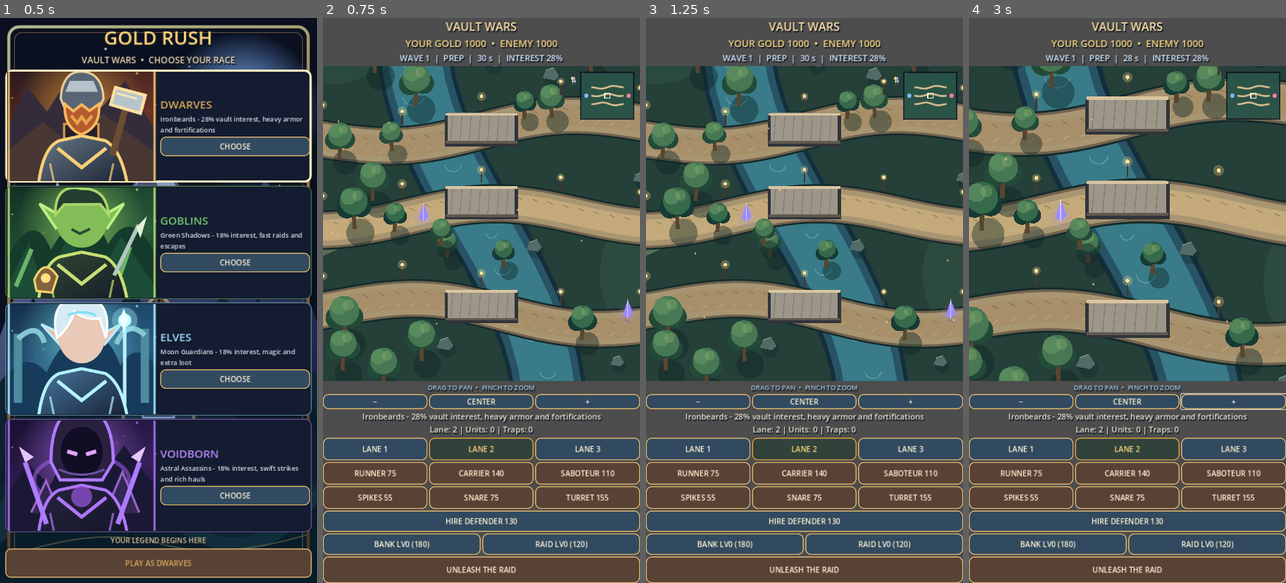
Above: before the commit, frames 1-4 (left to right).
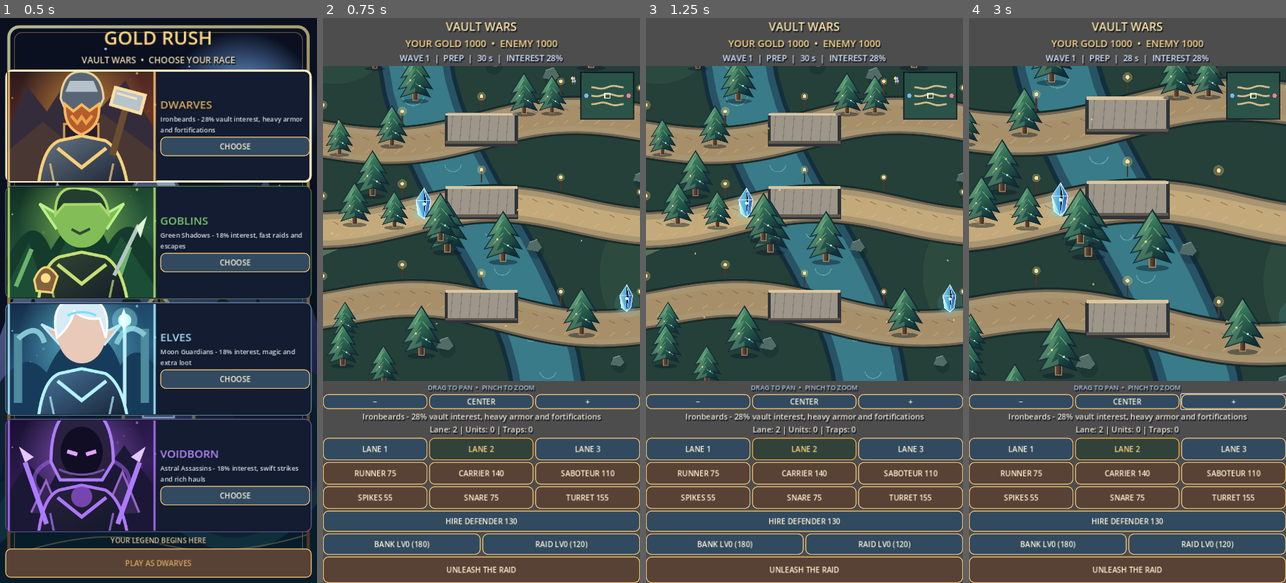
Above: after the commit, the same moments.

Repository: krzych3d/Gold-rush-mobile
Game: Godot game, scene res://main.tscn
The game is run twice, just before and just after one commit, with the same random seed, the same clock (stepped at 60 frames per second) and the same inputs.
Inputs:
- Up to frame 1 (0.5 s): no input
- Up to frame 2 (0.75 s): click "PLAY AS DWARVES" at 0.5 s
- Up to frame 3 (1.25 s): no input
- Up to frame 4 (3 s): click "−" at 1.25 s; click "CENTER" at 2 s; click "+" at 2.75 s

Frame 1 is identical in both runs. In frame 2, 7.7% of the frame differs, in the area x 0-100%, y 8-65%; in frame 3, 7.7%; in frame 4, 8.2%.

Commit message:
Integrate original fantasy SVG unit and terrain sprites into playable scrolling battlefield

Diff:
--- a/scripts/game.gd
+++ b/scripts/game.gd
@@ -51,6 +51,10 @@
 var touch_points: Dictionary = {}
 var last_pinch_distance := 0.0
 var terrain_details: Array = []
+var pine_texture: Texture2D = preload("res://assets/world/enchanted_pine.svg")
+var crystal_texture: Texture2D = preload("res://assets/world/arcane_crystal.svg")
+var dwarf_texture: Texture2D = preload("res://assets/world/dwarf_guard.svg")
+var goblin_texture: Texture2D = preload("res://assets/world/goblin_raider.svg")
 
 func _ready() -> void:
 	rng.randomize()
@@ -810,17 +814,13 @@
 	for guard in guards:
 		var gp: Vector2 = _point(int(guard["lane"]), float(guard["position"]), int(guard["side"]))
 		var friendly: bool = int(guard["side"]) == 0
-		arena.draw_circle(gp + Vector2(0, 12), 20, Color("0a1c25", 0.65))
-		arena.draw_rect(Rect2(gp + Vector2(-14, -29), Vector2(28, 39)), Color("4b88aa") if friendly else Color("b75d6a"))
-		arena.draw_circle(gp + Vector2(0, -30), 11, Color("e2c29f"))
-		arena.draw_colored_polygon(PackedVector2Array([gp + Vector2(-15, -33), gp + Vector2(0, -49), gp + Vector2(15, -33)]), Color("c6d6dd"))
-		arena.draw_line(gp + Vector2(18, -8), gp + Vector2(18, -40), Color("f1d99c"), 5)
+		arena.draw_texture_rect(dwarf_texture if friendly else goblin_texture, Rect2(gp + Vector2(-30, -58), Vector2(60, 75)), false)
 		_draw_health_bar(gp, float(guard["health"]), float(guard["max_health"]), friendly, 42)
 	for unit in units:
 		var p := _point(unit["lane"], clampf(unit["position"], 0.0, 1.0), unit["side"])
 		var bob := sin(visual_time * 10.0 + float(unit["position"]) * 12.0) * 2.0
 		var color: Color = RACE_COLORS[selected_race] if unit["side"] == 0 else Color("ff8c96")
-		_draw_character(p + Vector2(0, bob), color, unit)
+		arena.draw_texture_rect(dwarf_texture if int(unit["side"]) == 0 else goblin_texture, Rect2(p + Vector2(-25, -50 + bob), Vector2(50, 63)), false)
 		_draw_health_bar(p + Vector2(0, bob), float(unit["health"]), float(unit["max_health"]), int(unit["side"]) == 0)
 	for i in 9:
 		var gx := center.x + sin(float(i) * 5.12 + visual_time * 0.7) * w * 0.65
@@ -875,8 +875,8 @@
 	arena.draw_circle(p, 6.0 + sin(visual_time * 2.0 + float(seed)) * 2.0, Color("a6fff0"))
 
 func _draw_tree(p: Vector2, seed: float) -> void:
-	var size: float = 17.0 + fposmod(seed * 13.0, 17.0)
-	_draw_tree_parts(p, size, seed)
+	var size: float = 85.0 + fposmod(seed * 11.0, 45.0)
+	arena.draw_texture_rect(pine_texture, Rect2(p + Vector2(-size * 0.36, -size), Vector2(size * 0.72, size)), false)
 
 func _draw_tree_parts(p: Vector2, size: float, seed: float) -> void:
 	# Broadleaf crowns are layered and shaded, with visible trunks and depth.
@@ -896,10 +896,9 @@
 	arena.draw_circle(crown + Vector2(size * 0.3, -size * 0.8), size * 0.42, Color("8caf71", 0.38))
 
 func _draw_crystal(p: Vector2, seed: float) -> void:
-	var glow := Color("9d8aff") if int(seed) % 2 == 0 else Color("77e4d2")
-	arena.draw_circle(p, 22.0, Color(glow.r, glow.g, glow.b, 0.12))
-	arena.draw_colored_polygon(PackedVector2Array([p + Vector2(-10, 0), p + Vector2(0, -35), p + Vector2(12, -4), p + Vector2(0, 9)]), glow)
-	arena.draw_line(p + Vector2(0, -35), p + Vector2(0, 8), Color("f4f3ff", 0.6), 2.0)
+	var pulse: float = 1.0 + sin(visual_time * 2.0 + seed) * 0.07
+	arena.draw_circle(p + Vector2(0, -24), 32.0 * pulse, Color("6de7ff", 0.10))
+	arena.draw_texture_rect(crystal_texture, Rect2(p + Vector2(-27, -70), Vector2(54, 70) * pulse), false)
 
 func _draw_fort(p: Vector2, color: Color, side: int) -> void:
 	var glow := Color("f9d786") if side == 0 else Color("e88af1")
